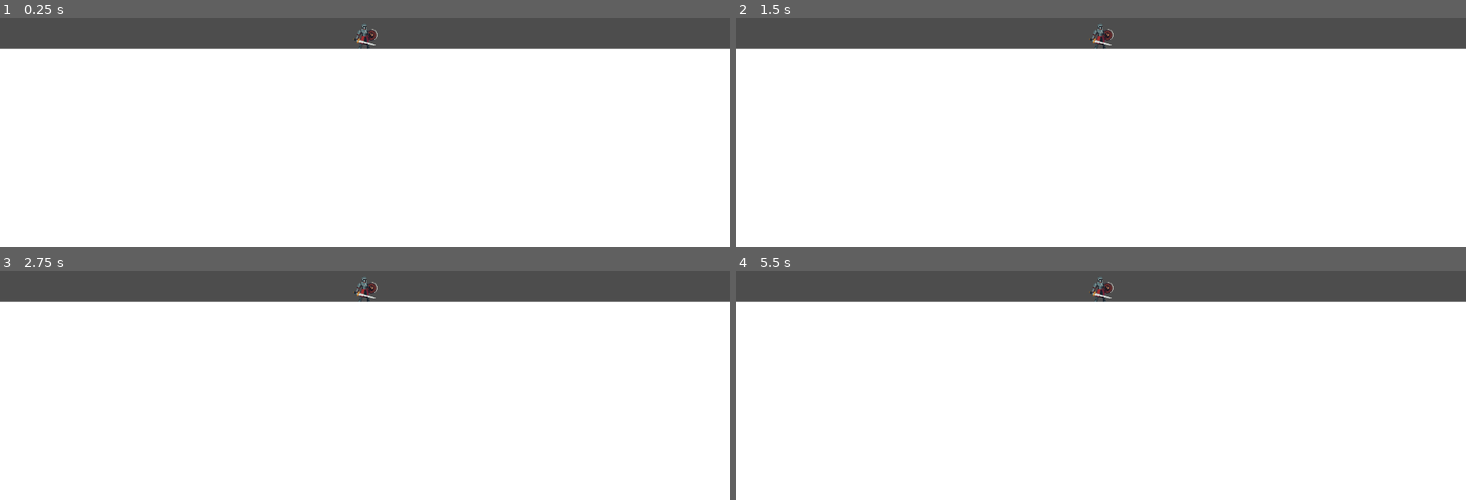
Above: before the commit, frames 1-4 (two rows, left to right).
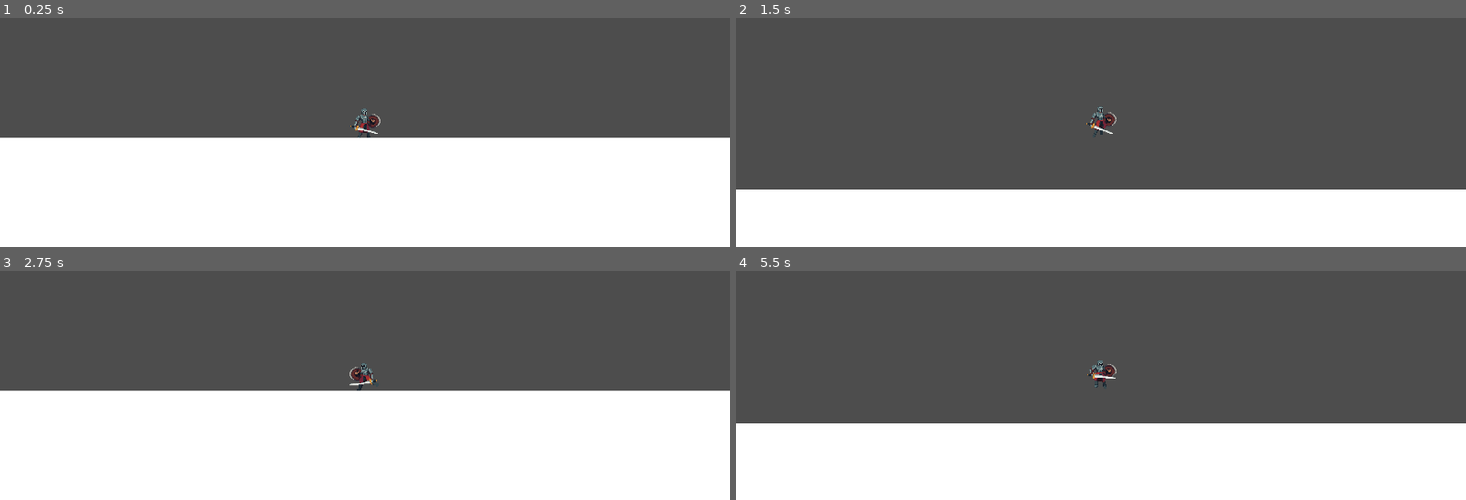
Above: after the commit, the same moments.

Repository: RandomComradee/2DPLATFORMER
Game: Godot game, scene res://Levels/leveltest.tscn
Same seed, same stepped clock (60 frames per second), same inputs: the game is played once before the commit and once after it. The project has no main scene, so this scene is started directly.
Inputs:
- Up to frame 1 (0.25 s): no input
- Up to frame 2 (1.5 s): tap Enter at 0.5 s; hold X (latch, bound only after the commit) 0.53-1.28 s; hold D (right, bound only after the commit) from 0.53 s (still down); tap F (dash, bound only after the commit) at 0.6 s; tap Space (jump, bound only after the commit) at 0.77, 1.07 s; tap X (latch, bound only after the commit) at 1.35 s
- Up to frame 3 (2.75 s): tap Space (jump, bound only after the commit) at 1.52, 1.82 s; tap Q (roll, bound only after the commit) at 1.55, 2.1 s; release D (right, bound only after the commit) at 2.03 s; hold A (left, bound only after the commit) from 2.03 s (still down); hold Shift (run, bound only after the commit) from 2.03 s (still down)
- Up to frame 4 (5.5 s): release A (left, bound only after the commit) at 2.78 s; release Shift (run, bound only after the commit) at 2.78 s; hold D (right, bound only after the commit) 2.78-4.28 s; tap Shift (run, bound only after the commit) at 2.85 s; tap Space (jump, bound only after the commit) at 3.02, 3.05, 3.32, 3.6, 3.77, 4.07, 4.52, 4.82 s; tap F (dash, bound only after the commit) at 3.8, 4.35 s; hold A (left, bound only after the commit) 4.28-5.03 s; tap X (latch, bound only after the commit) at 4.55 s; hold D (right, bound only after the commit) from 5.03 s (still down); hold X (latch, bound only after the commit) from 5.03 s (still down); tap Q (roll, bound only after the commit) at 5.3 s

The runs differ from the first frame. In frame 1, 40% of the frame differs, in the area x 0-100%, y 2-53%; in frame 2, 62%, in the area x 0-100%, y 2-75%; in frame 3, 40%; in frame 4, 54%.

Commit message:
1 change

Diff:
--- a/2d-platformer/Levels/leveltest.tscn
+++ b/2d-platformer/Levels/leveltest.tscn
@@ -3,14 +3,18 @@
 [ext_resource type="PackedScene" uid="uid://dexfqiwsy6kjg" path="res://Player/Player.tscn" id="1_8gj3m"]
 
 [sub_resource type="WorldBoundaryShape2D" id="WorldBoundaryShape2D_s4i8f"]
-distance = -352.0
+distance = -505.5
 
 [sub_resource type="BoxMesh" id="BoxMesh_s4i8f"]
 
 [node name="Level" type="Node2D"]
 
 [node name="Player" parent="." instance=ExtResource("1_8gj3m")]
-position = Vector2(576, 304)
+position = Vector2(880, 448)
+
+[node name="Camera2D" type="Camera2D" parent="Player"]
+position = Vector2(0, -96)
+zoom = Vector2(2, 2)
 
 [node name="StaticBody2D" type="StaticBody2D" parent="."]
 position = Vector2(576, 0)
@@ -20,6 +24,6 @@
 shape = SubResource("WorldBoundaryShape2D_s4i8f")
 
 [node name="MeshInstance2D" type="MeshInstance2D" parent="."]
-position = Vector2(575.74994, 491.75)
-scale = Vector2(1152.4999, 312.5)
+position = Vector2(959.87506, 784)
+scale = Vector2(1920.25, 592)
 mesh = SubResource("BoxMesh_s4i8f")
--- a/2d-platformer/Player/Player.tscn
+++ b/2d-platformer/Player/Player.tscn
@@ -3295,10 +3295,23 @@
 script = ExtResource("1_3qydi")
 PlayerSprite = NodePath("AnimatedSprite2D")
 PlayerCollider = NodePath("CollisionShape2D")
+wallJump = true
+crouch = true
+run = true
+jump = true
+idle = true
+walk = true
+slide = true
+latch = true
+falling = true
+crouch_idle = true
+crouch_walk = true
+roll = true
+metadata/_edit_vertical_guides_ = [-85.0]
 
 [node name="AnimatedSprite2D" type="AnimatedSprite2D" parent="."]
 sprite_frames = SubResource("SpriteFrames_q3lat")
-animation = &"idle"
+animation = &"wall_slide_contact"
 
 [node name="CollisionShape2D" type="CollisionShape2D" parent="."]
 position = Vector2(-0.5, 11)
--- a/2d-platformer/Ultimate 2D Platformer Controller v1.0.3/UltimatePlatformerController.gd
+++ b/2d-platformer/Ultimate 2D Platformer Controller v1.0.3/UltimatePlatformerController.gd
@@ -300,10 +300,10 @@
 		#wall slide and latch
 		if latched and !wasLatched:
 			anim.speed_scale = 1
-			anim.play("latch")
+			anim.play("wall_slide_contact")
 		if is_on_wall() and velocity.y > 0 and slide and anim.animation != "slide" and wallSliding != 1:
 			anim.speed_scale = 1
-			anim.play("slide")
+			anim.play("wall_slide_loop")
 
 		#dash
 		if dashing:
--- a/2d-platformer/project.godot
+++ b/2d-platformer/project.godot
@@ -16,8 +16,62 @@
 
 [display]
 
+window/size/viewport_width=1920
+window/size/viewport_height=1080
 window/size/resizable=false
 window/stretch/mode="viewport"
+
+[input]
+
+up={
+"deadzone": 0.2,
+"events": [Object(InputEventKey,"resource_local_to_scene":false,"resource_name":"","device":-1,"window_id":0,"alt_pressed":false,"shift_pressed":false,"ctrl_pressed":false,"meta_pressed":false,"pressed":false,"keycode":0,"physical_keycode":87,"key_label":0,"unicode":119,"location":0,"echo":false,"script":null)
+]
+}
+down={
+"deadzone": 0.2,
+"events": [Object(InputEventKey,"resource_local_to_scene":false,"resource_name":"","device":-1,"window_id":0,"alt_pressed":false,"shift_pressed":false,"ctrl_pressed":false,"meta_pressed":false,"pressed":false,"keycode":0,"physical_keycode":83,"key_label":0,"unicode":115,"location":0,"echo":false,"script":null)
+]
+}
+left={
+"deadzone": 0.2,
+"events": [Object(InputEventKey,"resource_local_to_scene":false,"resource_name":"","device":-1,"window_id":0,"alt_pressed":false,"shift_pressed":false,"ctrl_pressed":false,"meta_pressed":false,"pressed":false,"keycode":0,"physical_keycode":65,"key_label":0,"unicode":97,"location":0,"echo":false,"script":null)
+]
+}
+right={
+"deadzone": 0.2,
+"events": [Object(InputEventKey,"resource_local_to_scene":false,"resource_name":"","device":-1,"window_id":0,"alt_pressed":false,"shift_pressed":false,"ctrl_pressed":false,"meta_pressed":false,"pressed":false,"keycode":0,"physical_keycode":68,"key_label":0,"unicode":100,"location":0,"echo":false,"script":null)
+]
+}
+jump={
+"deadzone": 0.2,
+"events": [Object(InputEventKey,"resource_local_to_scene":false,"resource_name":"","device":-1,"window_id":0,"alt_pressed":false,"shift_pressed":false,"ctrl_pressed":false,"meta_pressed":false,"pressed":false,"keycode":0,"physical_keycode":32,"key_label":0,"unicode":32,"location":0,"echo":false,"script":null)
+]
+}
+roll={
+"deadzone": 0.2,
+"events": [Object(InputEventKey,"resource_local_to_scene":false,"resource_name":"","device":-1,"window_id":0,"alt_pressed":false,"shift_pressed":false,"ctrl_pressed":false,"meta_pressed":false,"pressed":false,"keycode":0,"physical_keycode":81,"key_label":0,"unicode":113,"location":0,"echo":false,"script":null)
+]
+}
+dash={
+"deadzone": 0.2,
+"events": [Object(InputEventKey,"resource_local_to_scene":false,"resource_name":"","device":-1,"window_id":0,"alt_pressed":false,"shift_pressed":false,"ctrl_pressed":false,"meta_pressed":false,"pressed":false,"keycode":0,"physical_keycode":70,"key_label":0,"unicode":102,"location":0,"echo":false,"script":null)
+]
+}
+twirl={
+"deadzone": 0.2,
+"events": []
+}
+run={
+"deadzone": 0.2,
+"events": [Object(InputEventKey,"resource_local_to_scene":false,"resource_name":"","device":-1,"window_id":0,"alt_pressed":false,"shift_pressed":false,"ctrl_pressed":false,"meta_pressed":false,"pressed":false,"keycode":0,"physical_keycode":4194325,"key_label":0,"unicode":0,"location":0,"echo":false,"script":null)
+]
+}
+latch={
+"deadzone": 0.2,
+"events": [Object(InputEventKey,"resource_local_to_scene":false,"resource_name":"","device":-1,"window_id":0,"alt_pressed":false,"shift_pressed":false,"ctrl_pressed":false,"meta_pressed":false,"pressed":false,"keycode":0,"physical_keycode":88,"key_label":0,"unicode":120,"location":0,"echo":false,"script":null)
+]
+}
 
 [rendering]
 
